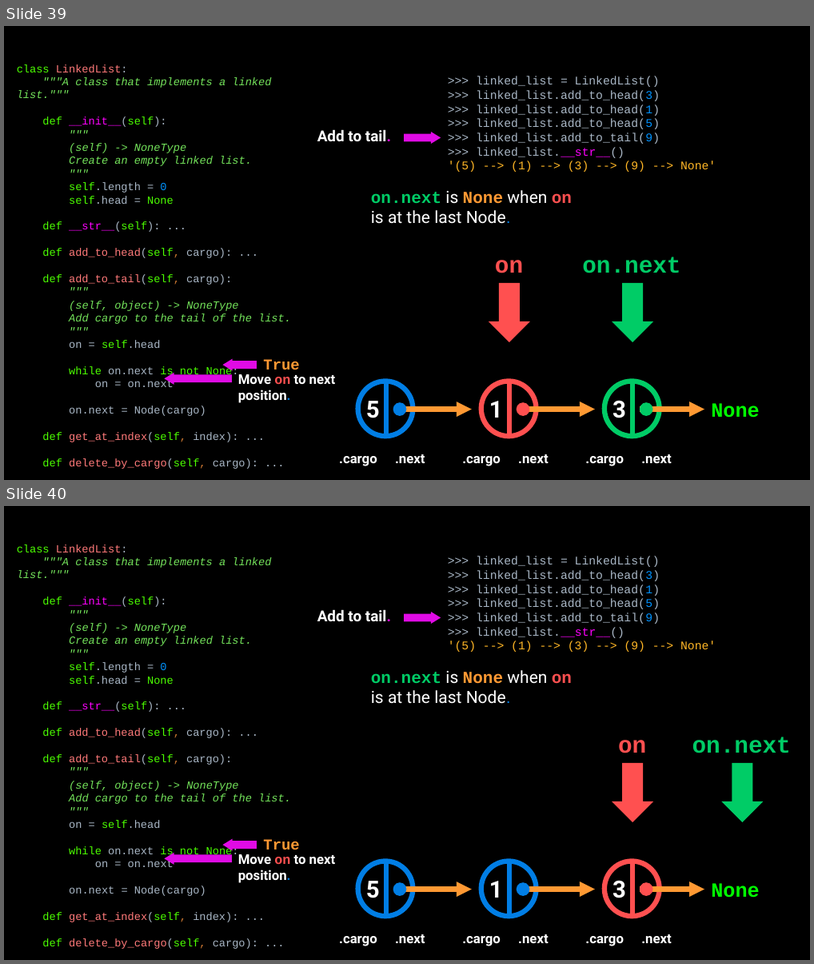
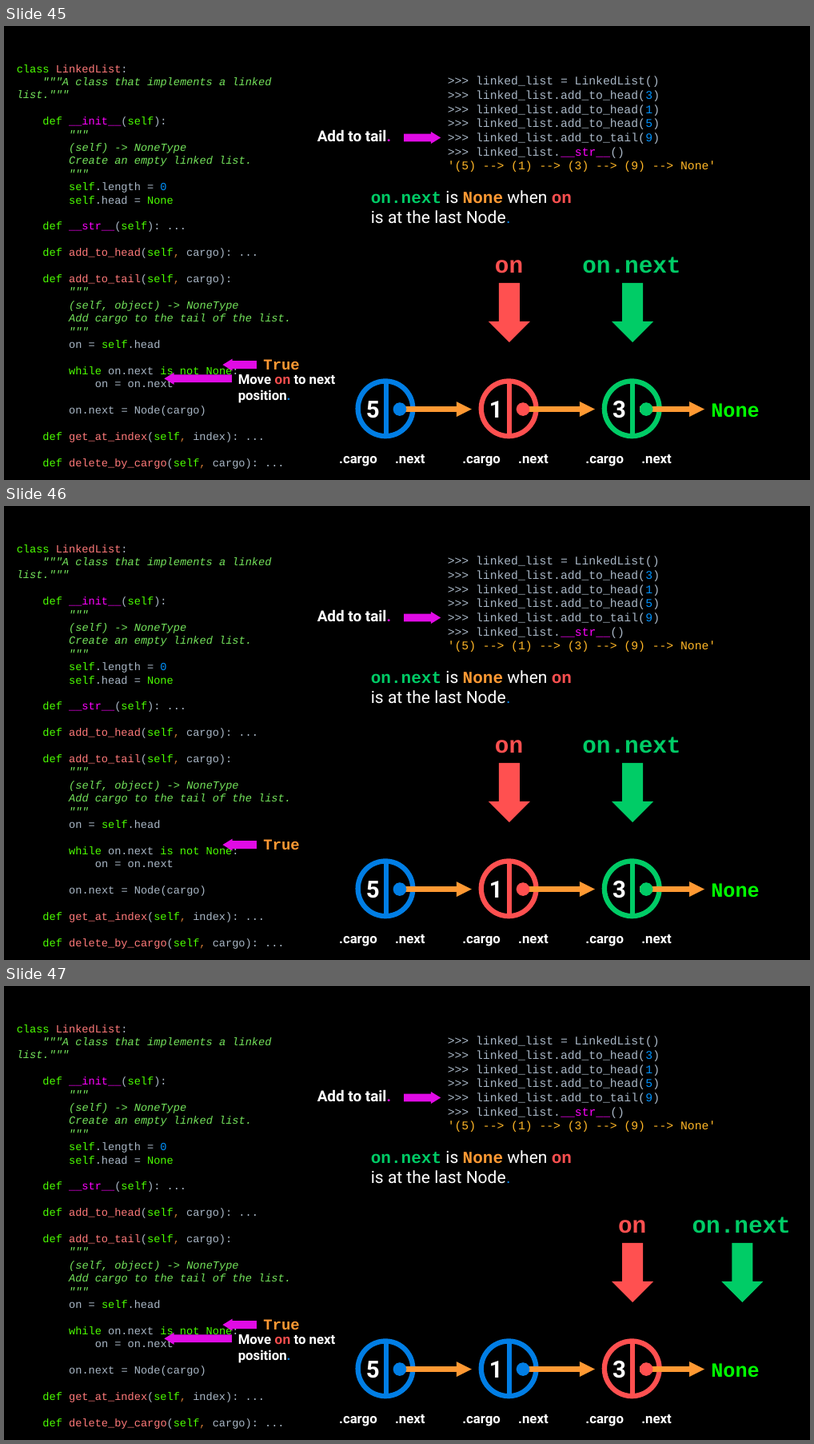
Before and after one commit to APS106/APS106-winter-2022-material, a slide deck: lectures/week12/lecture1/slides/week12_lecture1.pptx. Shown one above the other, each under a label of ours: slides 39 and 40 before the commit, slides 45, 46 and 47 after it. The pictures are 814x964 and 814x1444 pixels, drawn with LibreOffice and Linux fonts; fonts in the diff are those of the drawing; background and template pictures are left out. Boxes give left, top, right and bottom in pixels: in the first picture for what was removed or moved away, otherwise in the second. Text is boxed around its words. In the diff, an @@ line names an element or a change of style, - is before the commit and + after.

```diff
--- a/lectures/week12/lecture1/slides/week12_lecture1.pptx
+++ b/lectures/week12/lecture1/slides/week12_lecture1.pptx
@@ slide 46 added at <box>4,506,810,960</box>, background picture (left out) @@
@@ text added at <box>17,544,291,948</box>, 13 pt, text #74E35B @@
+class LinkedList:
+"""A class that implements a linked list."""
+def __init__(self):
+"""
+(self) -> NoneType
+Create an empty linked list.
+"""
+self.length = 0
+self.head = None
+def __str__(self): ...
+def add_to_head(self, cargo): ...
+def add_to_tail(self, cargo):
+"""
+(self, object) -> NoneType
+Add cargo to the tail of the list.
+"""
+on = self.head
+while on.next is not None:
+on = on.next
+on.next = Node(cargo)
+def get_at_index(self, index): ...
+def delete_by_cargo(self, cargo): ...
@@ text added at <box>448,556,716,652</box>, 14 pt, text #A9B7C6 @@
+>>> linked_list = LinkedList()
+>>> linked_list.add_to_head(3)
+>>> linked_list.add_to_head(1)
+>>> linked_list.add_to_head(5)
+>>> linked_list.add_to_tail(9)
+>>> linked_list.__str__()
+'(5) --> (1) --> (3) --> (9) --> None'
@@ text added at <box>318,609,391,622</box>, 18 pt, text #FFFFFF, bold @@
+Add to tail.
@@ right arrow added at <box>405,612,442,624</box>, fill #E00BE5 @@
@@ text added at <box>371,670,572,704</box>, 20 pt, text #FFFFFF @@
+on.next is None when on is at the last Node.
@@ text added at <box>495,740,523,753</box>, 28 pt, text #FF5050, bold @@
+on
@@ text added at <box>582,736,681,753</box>, 28 pt, text #00CC66, bold @@
+on.next
@@ down arrow added at <box>489,763,531,822</box>, fill #FF5050 @@
@@ down arrow added at <box>613,763,654,822</box>, fill #00CC66 @@
@@ right arrow added at <box>223,839,257,851</box>, fill #E00BE5 @@
@@ text added at <box>263,839,299,849</box>, 18 pt, text #FF9933, bold @@
+True
@@ ellipse added at <box>358,861,413,916</box>, outline #017EE5 6 pt @@
@@ line added from (386, 859) to (386, 914), #017EE5 6 pt @@
@@ ellipse added at <box>482,861,536,916</box>, outline #FF5050 6 pt @@
@@ line added from (510, 859) to (510, 914), #FF5050 6 pt @@
@@ ellipse added at <box>605,861,660,916</box>, outline #00CC66 6 pt @@
@@ line added from (633, 859) to (633, 914), #00CC66 6 pt @@
@@ text added at <box>366,880,380,898</box>, 28 pt, text #FFFFFF, bold @@
+5
@@ ellipse added at <box>394,882,407,896</box>, fill #017EE5 @@
@@ arrow added from (398, 889) to (472, 889), #FF9933 6 pt @@
@@ text added at <box>490,880,503,897</box>, 28 pt, text #FFFFFF, bold @@
+1
@@ ellipse added at <box>516,882,530,896</box>, fill #FF5050 @@
@@ arrow added from (522, 889) to (595, 889), #FF9933 6 pt @@
@@ text added at <box>613,880,626,898</box>, 28 pt, text #FFFFFF, bold @@
+3
@@ arrow added from (640, 889) to (705, 889), #FF9933 6 pt @@
@@ ellipse added at <box>640,882,653,896</box>, fill #00CC66 @@
@@ text added at <box>711,883,760,897</box>, 24 pt, text #00FF00, bold @@
+None
@@ text added at <box>339,936,378,946</box>, 16 pt, text #FFFFFF, bold @@
+.cargo
@@ text added at <box>395,934,425,943</box>, 16 pt, text #FFFFFF, bold @@
+.next
@@ text added at <box>462,936,501,946</box>, 16 pt, text #FFFFFF, bold @@
+.cargo
@@ text added at <box>518,934,548,943</box>, 16 pt, text #FFFFFF, bold @@
+.next
@@ text added at <box>586,936,624,946</box>, 16 pt, text #FFFFFF, bold @@
+.cargo
@@ text added at <box>642,934,671,943</box>, 16 pt, text #FFFFFF, bold @@
+.next
@@ what was slide 39 is now slide 45 @@
@@ what was slide 40 is now slide 47 @@
```
Also in this commit, not shown: 9 slides changed, 17 other slides added, 3 other files.
